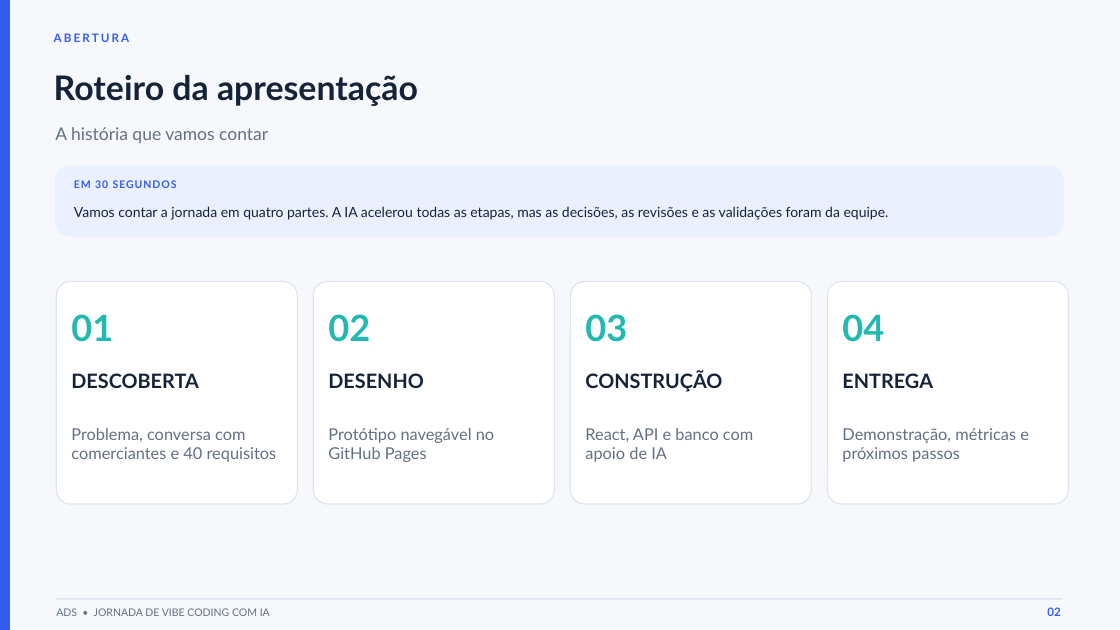
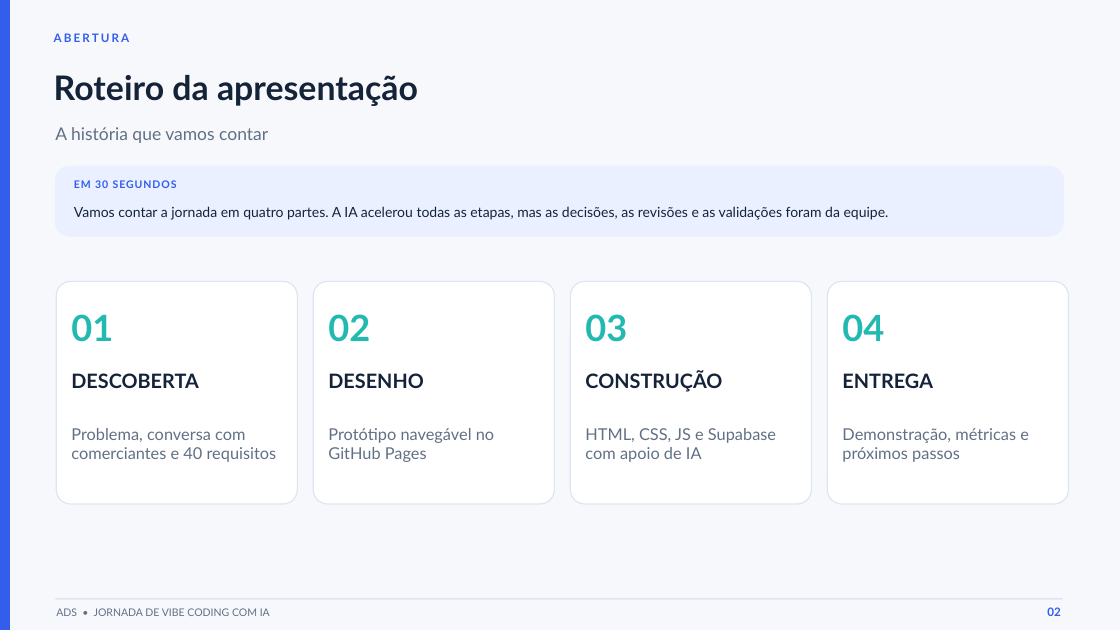
Before and after one commit to yi-cley/PDVPocketEdition, a slide deck: slide 2 of 10 - Apresentacao/PDV_de_Bolso_slides_1-6.pptx. Drawn at 1120x630 pixels with LibreOffice and Linux fonts; fonts in the diff are those of the drawing. Boxes give left, top, right and bottom in pixels: in the first picture for what was removed or moved away, otherwise in the second. Text is boxed around its words. In the diff, an @@ line names an element or a change of style, - is before the commit and + after.

```diff
--- a/10 - Apresentacao/PDV_de_Bolso_slides_1-6.pptx
+++ b/10 - Apresentacao/PDV_de_Bolso_slides_1-6.pptx
@@ text at (585, 428, 776, 462): text changed @@
-React, API e banco com apoio de IA
+HTML, CSS, JS e Supabase com apoio de IA
```
Also in this commit, not shown: 14 other files.
